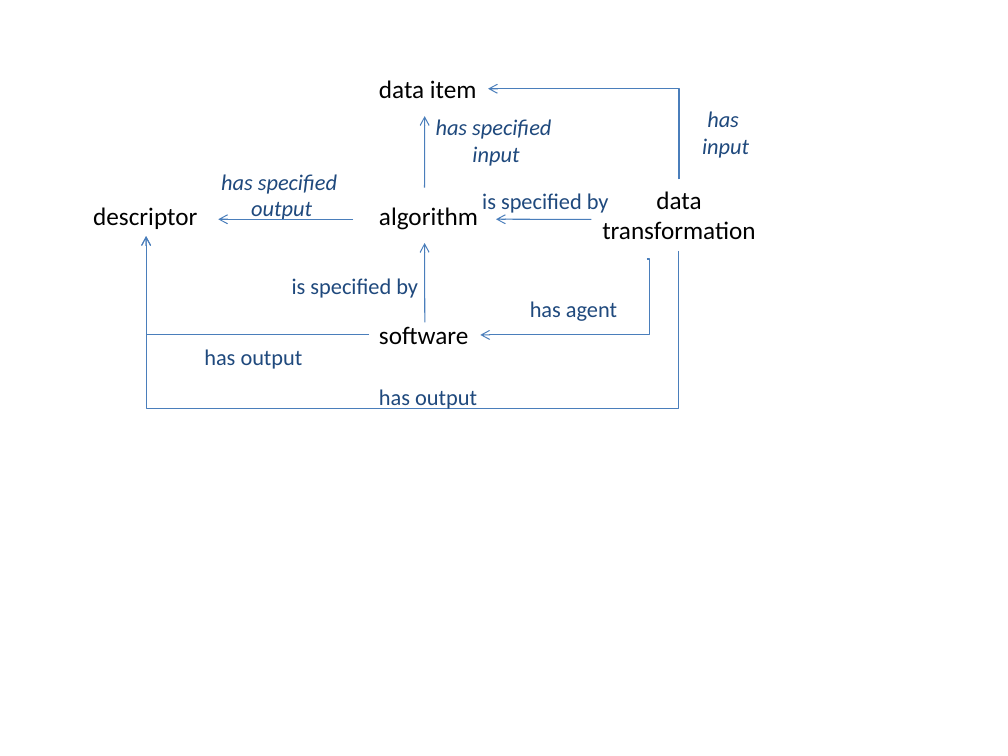
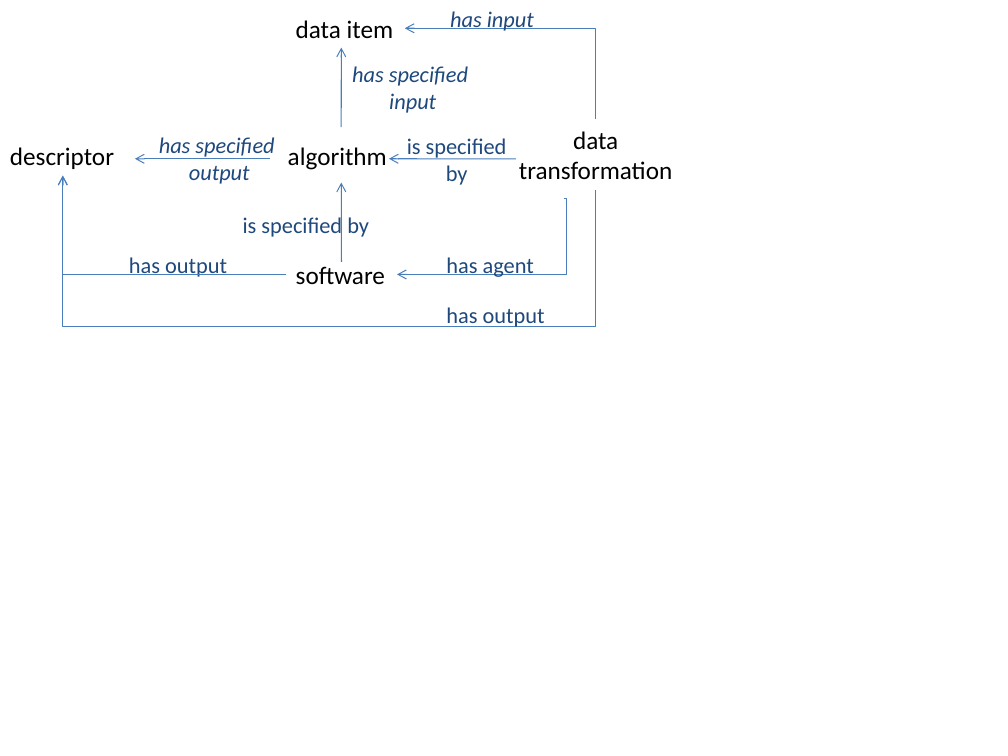
Before and after one commit to semanticchemistry/semanticchemistry, a slide deck: slide 2 of trunk/documentation/images/diagrams.pptx. Drawn at 1008x756 pixels with LibreOffice and Linux fonts; fonts in the diff are those of the drawing. Boxes give left, top, right and bottom in pixels: in the first picture for what was removed or moved away, otherwise in the second. Text is boxed around its words. In the diff, an @@ line names an element or a change of style, - is before the commit and + after.

```diff
--- a/trunk/documentation/images/diagrams.pptx
+++ b/trunk/documentation/images/diagrams.pptx
@@ text at [450, 11, 534, 31]: text changed @@
-has
-input
+has input
@@ text "has specified": place and size @@
-text "has specified" at [436, 119, 551, 166]
+text "has specified" at [352, 66, 468, 113]
@@ arrow moved from (424, 187) - (424, 116) to (342, 127) - (342, 47) @@
@@ text "has specified": place and size @@
-text "has specified" at [221, 174, 337, 220]
+text "has specified" at [159, 137, 274, 184]
@@ text "algorithm": place and size @@
-text "algorithm" at [379, 207, 478, 230]
+text "algorithm" at [288, 147, 387, 170]
@@ text at [407, 138, 507, 185]: text changed @@
-is specified by
+is specified
+by
@@ elbow arrow moved from (679, 251) - (146, 236) to (596, 191) - (62, 175) @@
@@ 4 texts, 4 elbow arrows: place and size @@
-4 texts, 4 elbow arrows at [93, 80, 755, 345]
+4 texts, 4 elbow arrows at [10, 20, 672, 285]
@@ arrow moved from (592, 220) - (496, 220) to (516, 159) - (389, 158) @@
@@ text "is specified by" rewrapped from [292, 278, 418, 298] to [243, 214, 369, 239] @@
@@ arrow moved from (424, 323) - (424, 243) to (342, 262) - (342, 182) @@
@@ text "has output": place and size @@
-text "has output" at [204, 349, 303, 369]
+text "has output" at [129, 257, 227, 277]
@@ text "has agent": place and size @@
-text "has agent" at [530, 301, 617, 321]
+text "has agent" at [446, 257, 534, 277]
@@ text "has output": place and size @@
-text "has output" at [379, 389, 477, 409]
+text "has output" at [446, 307, 545, 327]
```
Also in this commit, not shown: 2 other slides changed.
